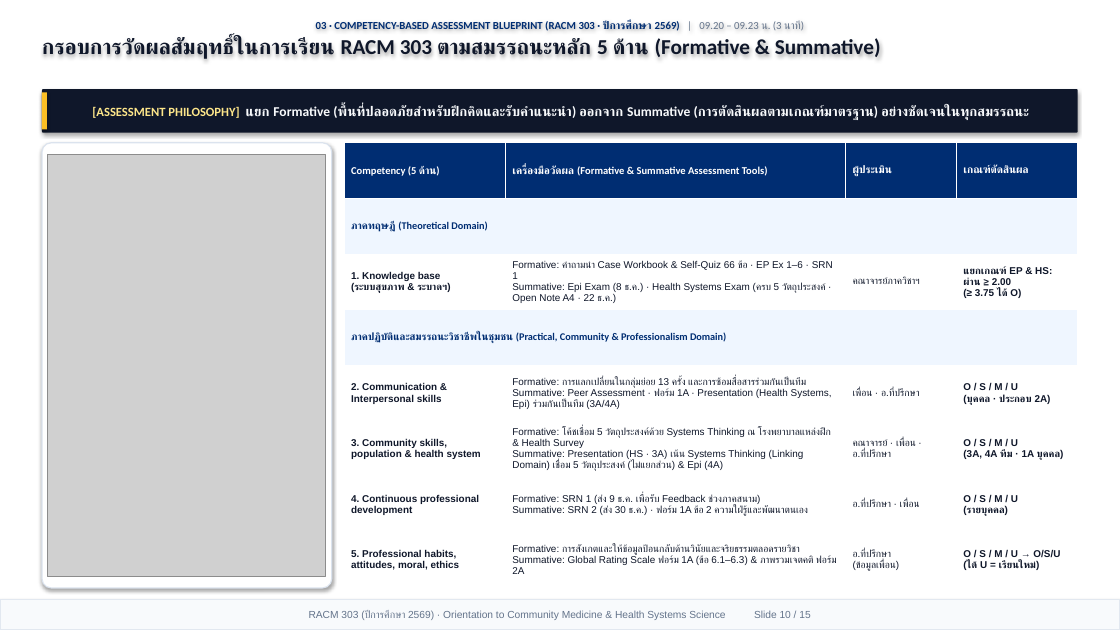
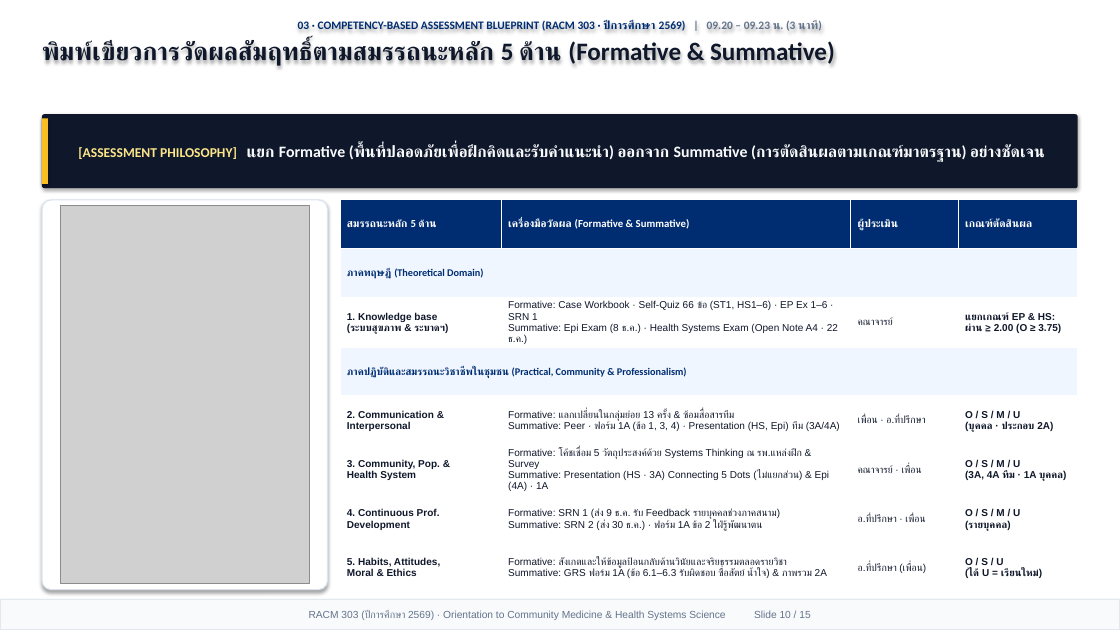
Before and after one commit to smartwoo/racm303-2569, a slide deck: slide 10 of exports/pptx/RACM303_2569_Orientation_Slides.pptx. Drawn at 1120x630 pixels with LibreOffice and Linux fonts; fonts in the diff are those of the drawing; grey boxes stand for pictures. Boxes give left, top, right and bottom in pixels: in the first picture for what was removed or moved away, otherwise in the second. Text is boxed around its words. In the diff, an @@ line names an element or a change of style, - is before the commit and + after.

Commit message:
feat(orientation): Apple Keynote 1/3 header + 2/3 Bento deck, HD original HSS figures with citations, and 6-form-factor responsive design

```diff
--- a/exports/pptx/RACM303_2569_Orientation_Slides.pptx
+++ b/exports/pptx/RACM303_2569_Orientation_Slides.pptx
@@ text at [298,21,822,31]: size 9.2 to 9.8 pt in "03 · COMPETENCY-BASED ASSESSMENT BLUEPRINT (RACM 303 ..."; bold on in "| 09.20 – 09.23 น. (3 นาที)"; more space between paragraphs @@
@@ text at [42,41,835,66]: text changed; size 18.2 to 21.5 pt @@
-กรอบการวัดผลสัมฤทธิ์ในการเรียน RACM 303 ตามสมรรถนะหลัก 5 ด้าน (Formative & Summative)
+พิมพ์เขียวการวัดผลสัมฤทธิ์ตามสมรรถนะหลัก 5 ด้าน (Formative & Summative)
@@ rounded rectangle "[ASSESSMENT PHILOSOPHY] แยก Formative (พื้นที่ปลอดภัยเพื่อฝึ ...": place and size @@
-rounded rectangle "[ASSESSMENT PHILOSOPHY] แยก Formative (พื้นที่ปลอดภัยเพื่อฝึ ..." at [42,89,1078,133]
+rounded rectangle "[ASSESSMENT PHILOSOPHY] แยก Formative (พื้นที่ปลอดภัยเพื่อฝึ ..." at [42,114,1078,188]
@@ rectangle: place and size @@
-rectangle at [42,92,47,129]
+rectangle at [42,118,48,184]
@@ text in rounded rectangle at [78,143,1045,162]: text changed; size 11.6 to 13.6 pt @@
-[ASSESSMENT PHILOSOPHY] แยก Formative (พื้นที่ปลอดภัยสำหรับฝึกคิดและรับคำแนะนำ) ออกจาก Summative (การตัดสินผลตามเกณฑ์มาตรฐาน) อย่างชัดเจนในทุกสมรรถนะ
+[ASSESSMENT PHILOSOPHY] แยก Formative (พื้นที่ปลอดภัยเพื่อฝึกคิดและรับคำแนะนำ) ออกจาก Summative (การตัดสินผลตามเกณฑ์มาตรฐาน) อย่างชัดเจน
@@ rounded rectangle: place and size @@
-rounded rectangle at [42,143,332,588]
+rounded rectangle at [42,200,328,590]
@@ picture: place and size @@
-picture at [48,155,326,576]
+picture at [60,206,310,584]
@@ table at [340,200,1078,590] @@
-row 1, column 1: Competency (5 ด้าน)
+row 1, column 1: สมรรถนะหลัก 5 ด้าน
-row 1, column 2: เครื่องมือวัดผล (Formative & Summative Assessment Tools)
+row 1, column 2: เครื่องมือวัดผล (Formative & Summative)
-row 3: 1. Knowledge base (ระบบสุขภาพ & ระบาดฯ) | Formative: คำถามนำ Case Workbook & Self-Quiz 66 ข้อ · EP Ex 1–6 · SRN 1 Summative: Epi Exam (8 ธ.ค.) · Health Systems Exam (ครบ 5 วัตถุประสงค์ · Open Note A4 · 22 ธ.ค.) | คณาจารย์ภาควิชาฯ | แยกเกณฑ์ EP & HS: ผ่าน ≥ 2.00 (≥ 3.75 ได้ O)
+row 3: 1. Knowledge base (ระบบสุขภาพ & ระบาดฯ) | Formative: Case Workbook · Self-Quiz 66 ข้อ (ST1, HS1–6) · EP Ex 1–6 · SRN 1 Summative: Epi Exam (8 ธ.ค.) · Health Systems Exam (Open Note A4 · 22 ธ.ค.) | คณาจารย์ | แยกเกณฑ์ EP & HS: ผ่าน ≥ 2.00 (O ≥ 3.75)
-row 4, column 1: ภาคปฏิบัติและสมรรถนะวิชาชีพในชุมชน (Practical, Community & Professionalism Domain)
+row 4, column 1: ภาคปฏิบัติและสมรรถนะวิชาชีพในชุมชน (Practical, Community & Professionalism)
-row 5, column 1: 2. Communication & Interpersonal skills
+row 5, column 1: 2. Communication & Interpersonal
-row 5, column 2: Formative: การแลกเปลี่ยนในกลุ่มย่อย 13 ครั้ง และการซ้อมสื่อสารร่วมกันเป็นทีม Summative: Peer Assessment · ฟอร์ม 1A · Presentation (Health Systems, Epi) ร่วมกันเป็นทีม (3A/4A)
+row 5, column 2: Formative: แลกเปลี่ยนในกลุ่มย่อย 13 ครั้ง & ซ้อมสื่อสารทีม Summative: Peer · ฟอร์ม 1A (ข้อ 1, 3, 4) · Presentation (HS, Epi) ทีม (3A/4A)
-row 6: 3. Community skills, population & health system | Formative: โค้ชเชื่อม 5 วัตถุประสงค์ด้วย Systems Thinking ณ โรงพยาบาลแหล่งฝึก & Health Survey Summative: Presentation (HS · 3A) เน้น Systems Thinking (Linking Domain) เชื่อม 5 วัตถุประสงค์ (ไม่แยกส่วน) & Epi (4A) | คณาจารย์ · เพื่อน · อ.ที่ปรึกษา | O / S / M / U (3A, 4A ทีม · 1A บุคคล)
+row 6: 3. Community, Pop. & Health System | Formative: โค้ชเชื่อม 5 วัตถุประสงค์ด้วย Systems Thinking ณ รพ.แหล่งฝึก & Survey Summative: Presentation (HS · 3A) Connecting 5 Dots (ไม่แยกส่วน) & Epi (4A) · 1A | คณาจารย์ · เพื่อน | O / S / M / U (3A, 4A ทีม · 1A บุคคล)
-row 7, column 1: 4. Continuous professional development
+row 7, column 1: 4. Continuous Prof. Development
-row 7, column 2: Formative: SRN 1 (ส่ง 9 ธ.ค. เพื่อรับ Feedback ช่วงภาคสนาม) Summative: SRN 2 (ส่ง 30 ธ.ค.) · ฟอร์ม 1A ข้อ 2 ความใฝ่รู้และพัฒนาตนเอง
+row 7, column 2: Formative: SRN 1 (ส่ง 9 ธ.ค. รับ Feedback รายบุคคลช่วงภาคสนาม) Summative: SRN 2 (ส่ง 30 ธ.ค.) · ฟอร์ม 1A ข้อ 2 ใฝ่รู้พัฒนาตน
-row 8: 5. Professional habits, attitudes, moral, ethics | Formative: การสังเกตและให้ข้อมูลป้อนกลับด้านวินัยและจริยธรรมตลอดรายวิชา Summative: Global Rating Scale ฟอร์ม 1A (ข้อ 6.1–6.3) & ภาพรวมเจตคติ ฟอร์ม 2A | อ.ที่ปรึกษา (ข้อมูลเพื่อน) | O / S / M / U → O/S/U (ได้ U = เรียนใหม่)
+row 8: 5. Habits, Attitudes, Moral & Ethics | Formative: สังเกตและให้ข้อมูลป้อนกลับด้านวินัยและจริยธรรมตลอดรายวิชา Summative: GRS ฟอร์ม 1A (ข้อ 6.1–6.3 รับผิดชอบ ซื่อสัตย์ น้ำใจ) & ภาพรวม 2A | อ.ที่ปรึกษา (เพื่อน) | O / S / U (ได้ U = เรียนใหม่)
@@ size 9 to 9.2 pt in "ผู้ประเมิน", "เกณฑ์ตัดสินผล" @@
@@ size 8.5 to 8.6 pt in "1. Knowledge base (ระบบสุขภาพ & ระบาดฯ)", "เพื่อน · อ.ที่ปรึกษา", "O / S / M / U ...", "O / S / M / U ..." and 2 more places @@
@@ table: place and size @@
-table at [344,143,1078,588]
+table at [340,200,1078,590]
```
Also in this commit, not shown: 13 other slides changed, 1 slide added, 1 slide removed, 6 other files.
